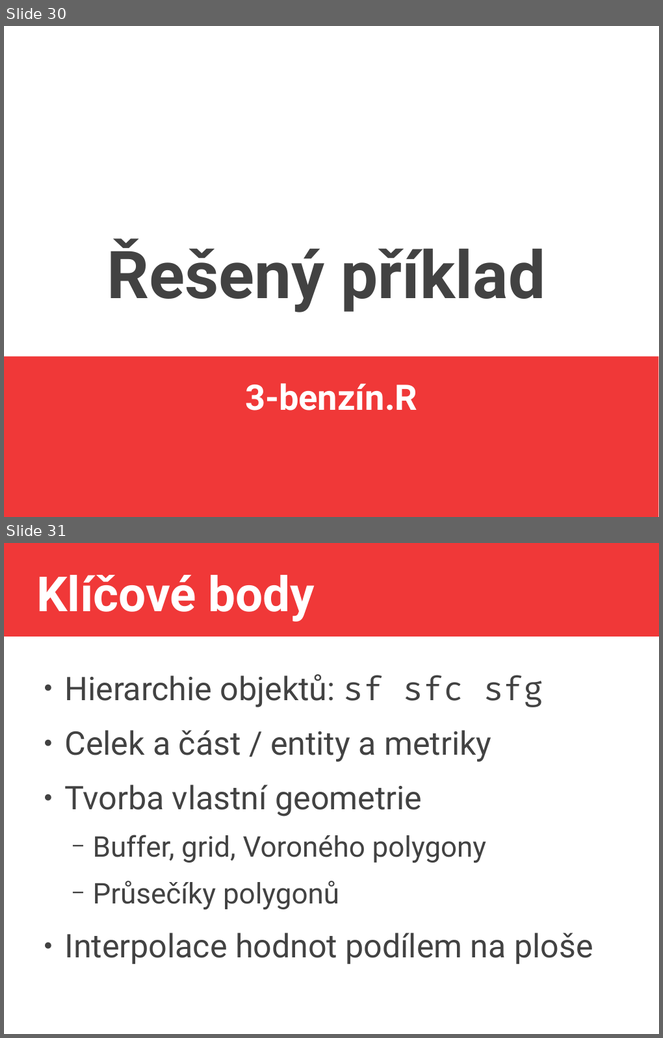
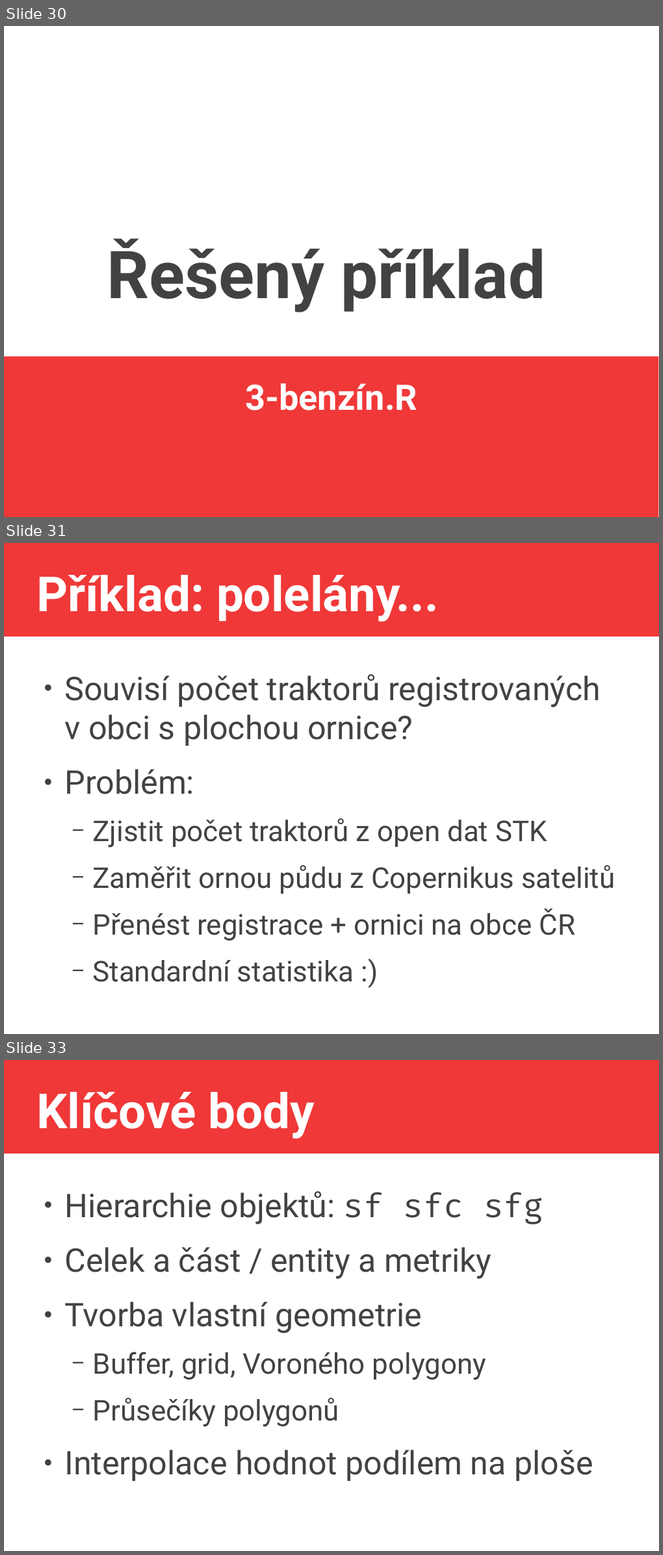
Before and after one commit to jlacko/4EK418, a slide deck: prez/3 -geometry creation.odp. Shown one above the other, each under a label of ours: slides 30 and 31 before the commit, slides 30, 31 and 33 after it; the slides between them are not shown. The pictures are 663x1038 and 663x1555 pixels, drawn with LibreOffice and Linux fonts; fonts in the diff are those of the drawing. Boxes give left, top, right and bottom in pixels: in the first picture for what was removed or moved away, otherwise in the second. Text is boxed around its words. In the diff, an @@ line names an element or a change of style, - is before the commit and + after.

Commit message:
navedení na polelány v prezce třetího dne

```diff
--- a/prez/3 -geometry creation.odp
+++ b/prez/3 -geometry creation.odp
@@ slide 31 added at [4, 543, 659, 1034], background #FFFFFF; not listed: 1 template element that a slide beside it also shows @@
@@ title added at [36, 575, 439, 622], 58.7 pt, text #FFFFFF, bold @@
+Příklad: polelány...
@@ text added at [64, 674, 615, 982], 34.6 pt, text #424242 @@
+● Souvisí počet traktorů registrovaných v obci s plochou ornice?
+● Problém:
+  − Zjistit počet traktorů z open dat STK
+  − Zaměřit ornou půdu z Copernikus satelitů
+  − Přenést registrace + ornici na obce ČR
+  − Standardní statistika :)
@@ what was slide 31 is now slide 33 @@
```
Also in this commit, not shown: 1 other slide added, 1 other file.
